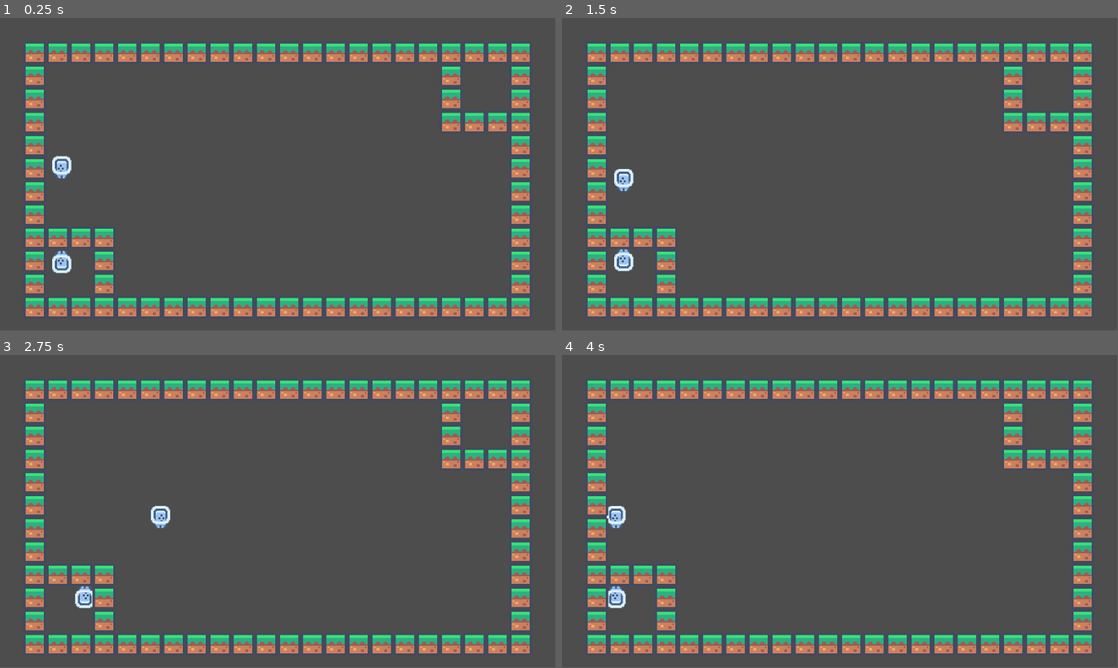
Above: before the commit, frames 1-4 (two rows, left to right).
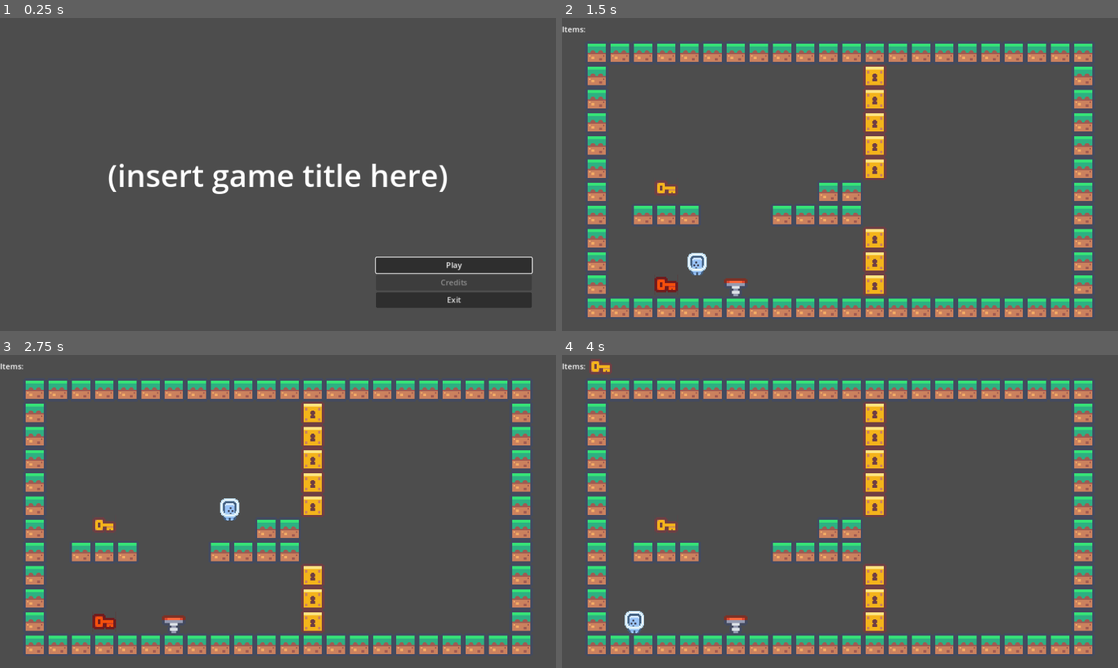
Above: after the commit, the same moments.

Repository: Utsuhoagie/Touhou-Fan-Game-Jam-14
Game: Godot game, scene res://Menus/main_menu.tscn
Two runs of this game, one before a commit and one after it. Both use one fixed random seed, a clock stepped at 60 frames per second and the inputs below. Before the commit the project starts from res://Levels/Testing/Level1.tscn.
Inputs (mouse positions are in pixels of both pictures, inside the frame that each line leads up to):
- Up to frame 1 (0.25 s): no input
- Up to frame 2 (1.5 s): click (1017, 265) at 0.5 s, where only the run after the commit has a clickable "Play"; click (612, 93) at 1.25 s, where only the run after the commit has a clickable "1"
- Up to frame 3 (2.75 s): tap Enter at 2 s; hold Right (Right) from 2.03 s (still down); hold Z (Action) from 2.03 s (still down); tap X (Jump) at 2.27 s
- Up to frame 4 (4 s): release Z (Action) at 2.78 s; tap Z (Action) at 2.85 s; tap X (Jump) at 3.02 s; release Right (Right) at 3.53 s; hold Left (Left) from 3.53 s (still down); hold Z (Action) from 3.53 s (still down)
In our replay, the window is 799x449 before the commit and 800x450 after it. These sizes can differ from the game's own. Grey fills any space a smaller window leaves; there, only what the larger window draws over its background counts as a difference.

The runs differ from the first frame. In frame 1, 19% of the frame differs, in the area x 4-96%, y 8-96%; in frame 2, 9.9%; in frame 3, 9.9%; in frame 4, 10%.

Commit message:
basic main menu + dynamic level select

Diff:
--- /dev/null
+++ b/Menus/level_button.gd
@@ -0,0 +1,13 @@
+extends Button
+class_name LevelButton
+
+signal level_selected(chosen_level_path: String)
+
+@export_file var level_path: String
+
+func _ready() -> void:
+	self.pressed.connect(_level_selected)
+
+func _level_selected() -> void:
+	print_debug("Player has selected level: " + level_path)
+	level_selected.emit(level_path)
--- /dev/null
+++ b/Menus/level_button.tscn
@@ -0,0 +1,8 @@
+[gd_scene load_steps=2 format=3 uid="uid://cwb5xg5e7cxp4"]
+
+[ext_resource type="Script" path="res://Menus/level_button.gd" id="1_db36u"]
+
+[node name="LevelButton" type="Button"]
+offset_right = 8.0
+offset_bottom = 8.0
+script = ExtResource("1_db36u")
--- /dev/null
+++ b/Menus/level_select.gd
@@ -0,0 +1,40 @@
+extends CanvasLayer
+class_name LevelSelect
+
+@onready var back_button: Button = %BackButton
+@onready var level_select_container: GridContainer = %LevelSelectContainer
+
+const LEVELS_FOLDER_PATH: String = "res://Levels/Main/"
+
+var levels_dir := DirAccess.open(LEVELS_FOLDER_PATH)
+
+func _ready() -> void:
+	back_button.pressed.connect(_return_to_main_menu)
+
+	levels_dir.list_dir_begin()
+	var level_file_name = levels_dir.get_next()
+	var level_counter: int = 1
+
+	while level_file_name != "":
+		var new_level_button := LevelButton.new()
+		new_level_button.text = str(level_counter)
+		new_level_button.level_path = LEVELS_FOLDER_PATH + level_file_name
+		new_level_button.level_selected.connect(_enter_level)
+		# new_level_button.font_size = 32
+
+		level_select_container.add_child(new_level_button)
+		level_file_name = levels_dir.get_next()
+		level_counter += 1
+
+	# back_button.grab_focus()
+
+
+func _return_to_main_menu() -> void:
+	self.queue_free()
+
+
+func _enter_level(chosen_level_path: String) -> void:
+	print_debug("Loading level path: " + chosen_level_path)
+	get_tree().change_scene_to_file(chosen_level_path)
+
+	self.queue_free()
--- /dev/null
+++ b/Menus/level_select.tscn
@@ -0,0 +1,51 @@
+[gd_scene load_steps=2 format=3 uid="uid://b1t3a2hm6a3s7"]
+
+[ext_resource type="Script" path="res://Menus/level_select.gd" id="1_ylq5s"]
+
+[node name="LevelSelect" type="CanvasLayer"]
+script = ExtResource("1_ylq5s")
+
+[node name="MarginContainer" type="MarginContainer" parent="."]
+anchors_preset = 15
+anchor_right = 1.0
+anchor_bottom = 1.0
+grow_horizontal = 2
+grow_vertical = 2
+theme_override_constants/margin_top = 25
+theme_override_constants/margin_bottom = 25
+
+[node name="VBoxContainer" type="VBoxContainer" parent="MarginContainer"]
+layout_mode = 2
+
+[node name="Label" type="Label" parent="MarginContainer/VBoxContainer"]
+layout_mode = 2
+theme_override_font_sizes/font_size = 64
+text = "Level Select"
+horizontal_alignment = 1
+vertical_alignment = 1
+
+[node name="MarginContainer" type="MarginContainer" parent="MarginContainer/VBoxContainer"]
+layout_mode = 2
+size_flags_vertical = 3
+theme_override_constants/margin_left = 100
+theme_override_constants/margin_top = 25
+theme_override_constants/margin_right = 100
+theme_override_constants/margin_bottom = 25
+
+[node name="LevelSelectContainer" type="GridContainer" parent="MarginContainer/VBoxContainer/MarginContainer"]
+unique_name_in_owner = true
+layout_mode = 2
+theme_override_constants/h_separation = 20
+theme_override_constants/v_separation = 20
+columns = 5
+
+[node name="BackButton" type="Button" parent="."]
+unique_name_in_owner = true
+offset_left = 28.0
+offset_top = 30.0
+offset_right = 110.0
+offset_bottom = 83.0
+size_flags_horizontal = 4
+size_flags_vertical = 4
+theme_override_font_sizes/font_size = 32
+text = "Back"
--- /dev/null
+++ b/Menus/main_menu.gd
@@ -0,0 +1,34 @@
+extends CanvasLayer
+class_name MainMenu
+
+@onready var play_button: Button = %PlayButton
+@onready var credits_button: Button = %CreditsButton
+@onready var exit_button: Button = %ExitButton
+
+var level_select_scene = preload("res://Menus/level_select.tscn")
+
+func _ready() -> void:
+	play_button.pressed.connect(_enter_level_select)
+	# credits_button.pressed.connect(_enter_level_select)
+	exit_button.pressed.connect(_exit_game)
+
+	play_button.grab_focus()
+
+
+func _enter_level_select() -> void:
+	var level_select = level_select_scene.instantiate()
+	get_tree().get_root().add_child(level_select)
+
+
+	level_select.tree_exited.connect(_return_to_main_menu)
+	self.visible = false
+
+
+func _exit_game() -> void:
+
+
+	get_tree().quit()
+
+
+func _return_to_main_menu() -> void:
+	self.visible = true
--- /dev/null
+++ b/Menus/main_menu.tscn
@@ -0,0 +1,62 @@
+[gd_scene load_steps=3 format=3 uid="uid://dbuxgumy46lbi"]
+
+[ext_resource type="Script" path="res://Menus/main_menu.gd" id="1_erbvp"]
+[ext_resource type="PackedScene" uid="uid://b1t3a2hm6a3s7" path="res://Menus/level_select.tscn" id="2_3825w"]
+
+[node name="MainMenu" type="CanvasLayer"]
+script = ExtResource("1_erbvp")
+
+[node name="Label" type="Label" parent="."]
+anchors_preset = 14
+anchor_top = 0.5
+anchor_right = 1.0
+anchor_bottom = 0.5
+offset_top = -11.5
+offset_bottom = 11.5
+grow_horizontal = 2
+grow_vertical = 2
+theme_override_font_sizes/font_size = 64
+text = "(insert game title here)"
+horizontal_alignment = 1
+
+[node name="MenuButtons" type="MarginContainer" parent="."]
+anchors_preset = 15
+anchor_right = 1.0
+anchor_bottom = 1.0
+offset_left = 779.0
+offset_top = 497.0
+grow_horizontal = 2
+grow_vertical = 2
+theme_override_constants/margin_right = 50
+theme_override_constants/margin_bottom = 50
+
+[node name="VBoxContainer" type="VBoxContainer" parent="MenuButtons"]
+layout_mode = 2
+
+[node name="PlayButton" type="Button" parent="MenuButtons/VBoxContainer"]
+unique_name_in_owner = true
+layout_mode = 2
+focus_neighbor_top = NodePath("../ExitButton")
+text = "Play"
+
+[node name="CreditsButton" type="Button" parent="MenuButtons/VBoxContainer"]
+unique_name_in_owner = true
+layout_mode = 2
+disabled = true
+text = "Credits"
+
+[node name="ExitButton" type="Button" parent="MenuButtons/VBoxContainer"]
+unique_name_in_owner = true
+layout_mode = 2
+focus_neighbor_bottom = NodePath("../PlayButton")
+text = "Exit
+"
+
+[node name="LevelSelect" parent="." instance=ExtResource("2_3825w")]
+visible = false
+anchors_preset = 0
+anchor_right = 0.0
+anchor_bottom = 0.0
+offset_top = 31.0
+offset_right = 1102.0
+offset_bottom = 598.0
--- a/project.godot
+++ b/project.godot
@@ -11,9 +11,14 @@
 [application]
 
 config/name="[4.3] - Touhou Reflect"
-run/main_scene="res://Levels/Testing/Level1.tscn"
+run/main_scene="res://Menus/main_menu.tscn"
 config/features=PackedStringArray("4.3", "Forward Plus")
 config/icon="res://icon.svg"
+
+[display]
+
+window/stretch/mode="canvas_items"
+window/main_scene="res://Levels/Testing/Level1.tscn"
 
 [input]
 
Not shown, changed: Assets/Pixel Platformer/License.txt
Not shown: 1 places in Levels/Main/Level1.tscn that only renumber resources
Not shown: 1 places in Levels/Main/Level2.tscn that only renumber resources
Not shown: 5 places in Levels/Main/Level3.tscn that only renumber resources
Not shown, changed: README.md
